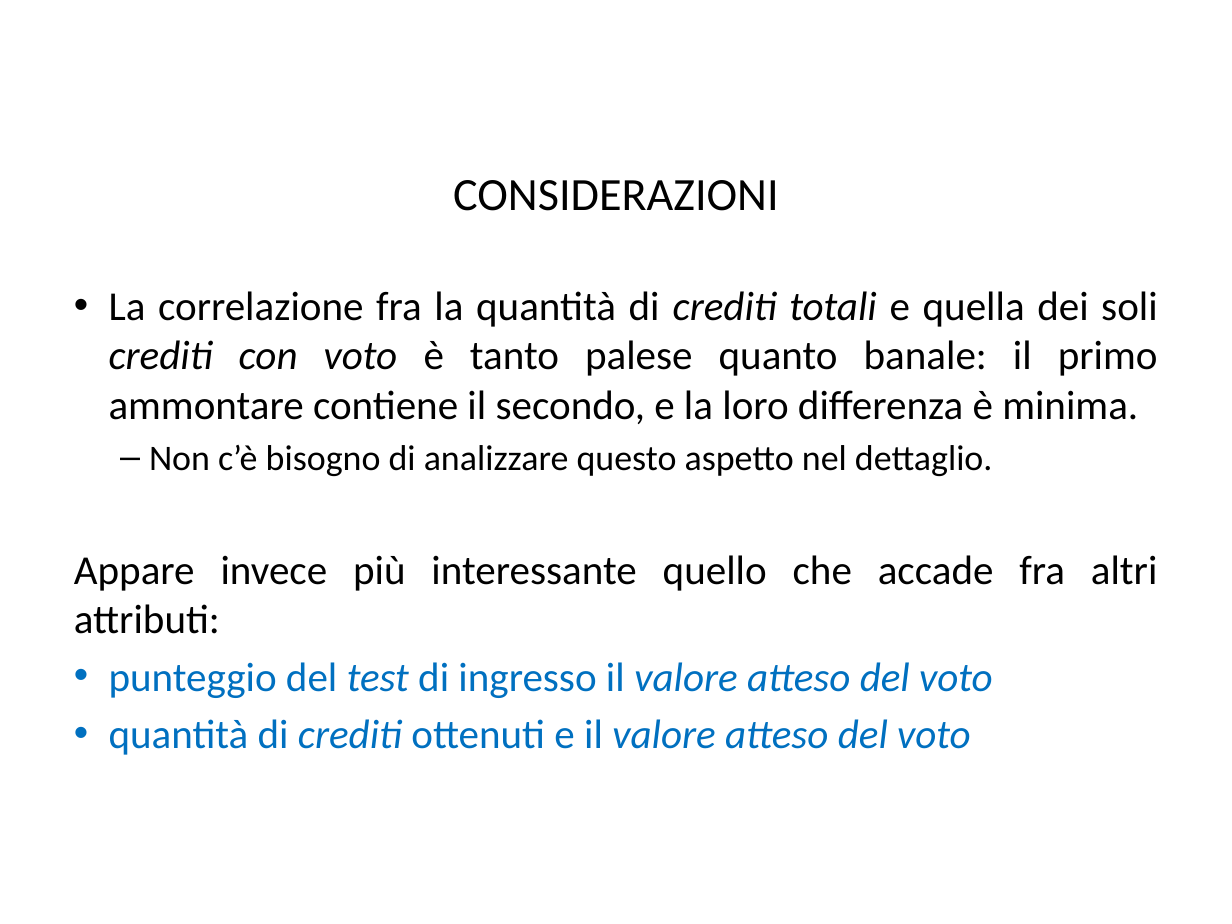
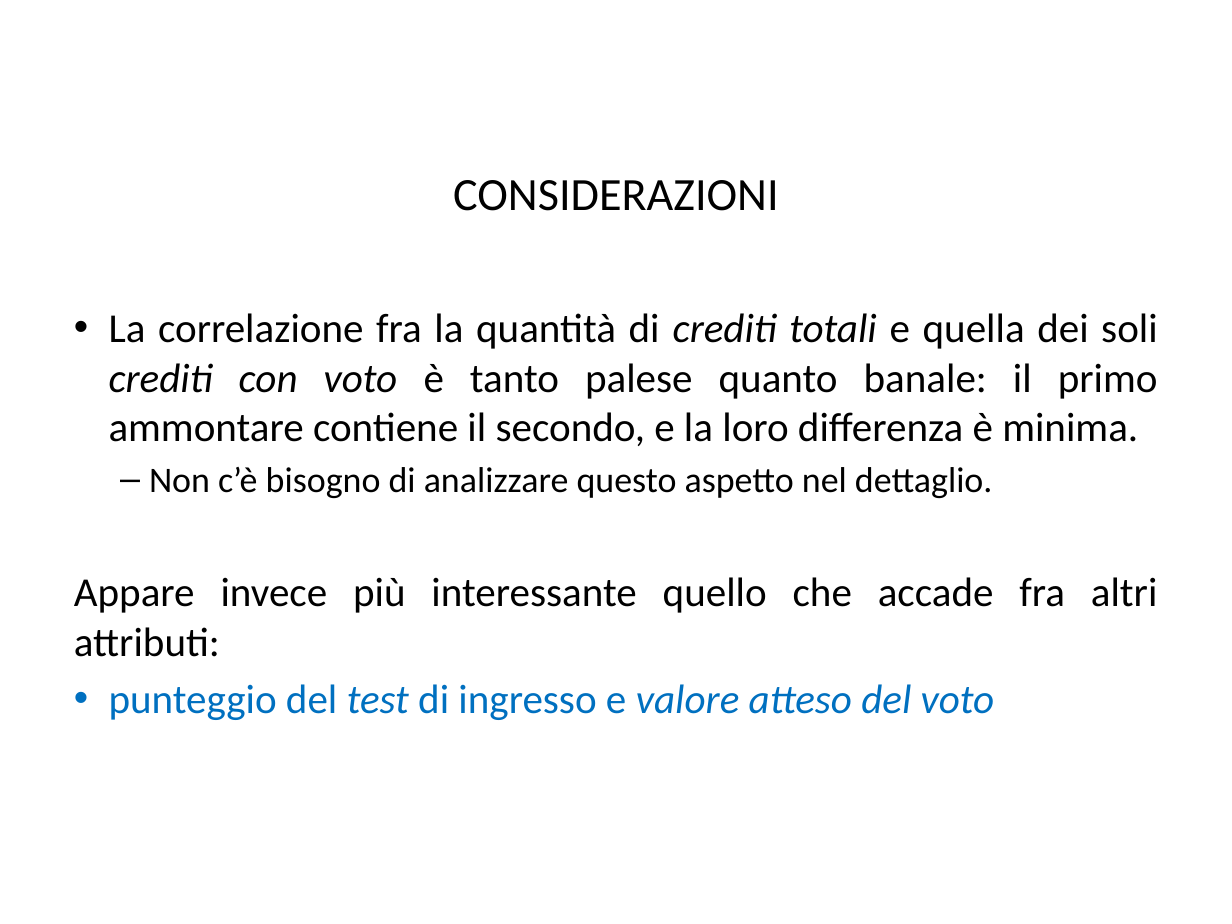
Before and after one commit to BlacknDecker/unifi, a slide deck: slide 6 of relazione-min.pptx (slide 7 before the commit). Drawn at 1232x924 pixels with LibreOffice and Linux fonts; fonts in the diff are those of the drawing; background and template pictures are left out. Boxes give left, top, right and bottom in pixels: in the first picture for what was removed or moved away, otherwise in the second. Text is boxed around its words. In the diff, an @@ line names an element or a change of style, - is before the commit and + after.

```diff
--- a/relazione-min.pptx
+++ b/relazione-min.pptx
@@ text "La correlazione fra la quantità ...": place and size @@
-text "La correlazione fra la quantità ..." at (74,291,1158,755)
+text "La correlazione fra la quantità ..." at (74,313,1158,720)
@@ text at (109,684,995,720): text changed; italic off @@
-• punteggio del test di ingresso il valore atteso del voto
-• quantità di crediti ottenuti e il valore atteso del voto
+• punteggio del test di ingresso e valore atteso del voto
```
Also in this commit, not shown: 6 other slides changed, 4 slides removed.
